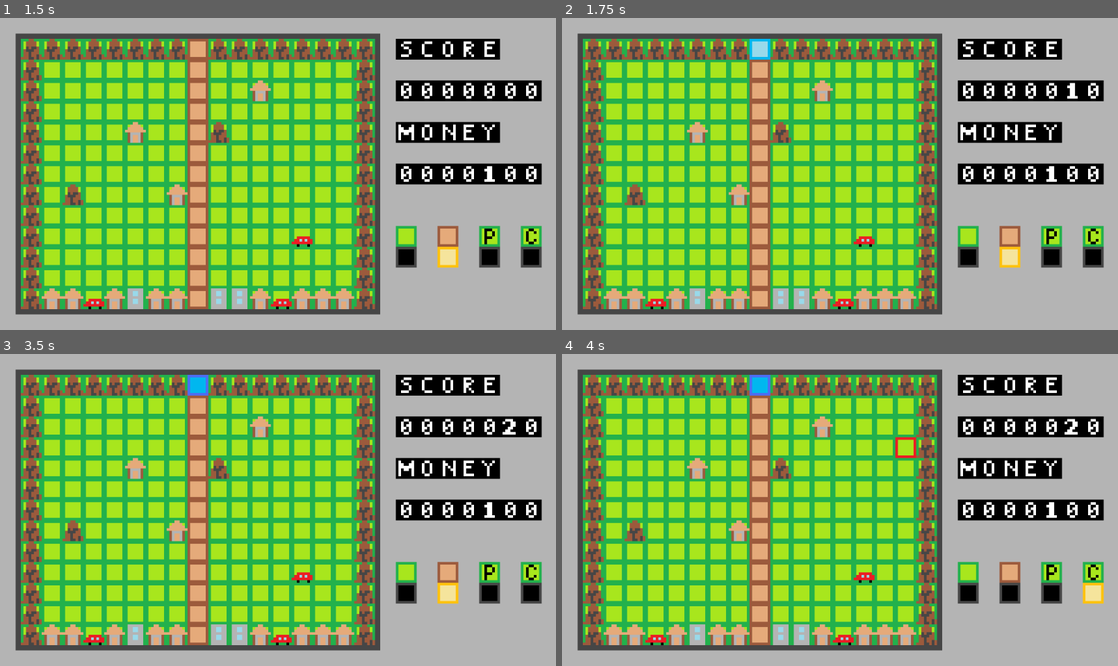
Above: before the commit, frames 1-4 (two rows, left to right).
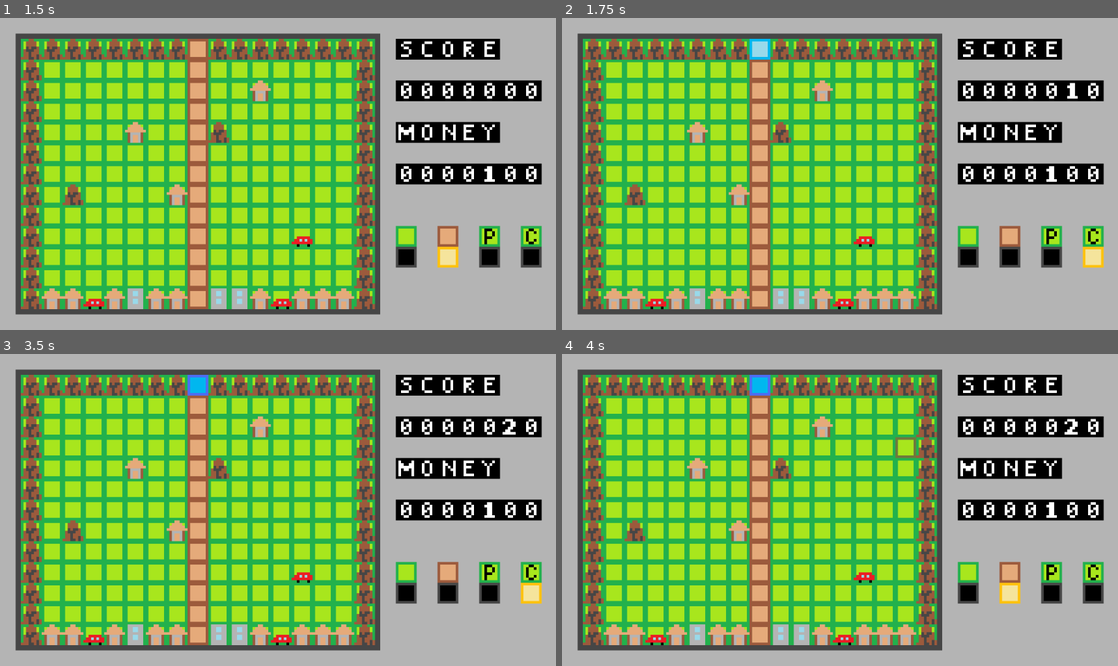
Above: after the commit, the same moments.

Repository: sho16ogura/cs292team5
Game: Godot game, scene res://main menu/main menu/main_menu.tscn
The game is run twice, just before and just after one commit, with the same random seed, the same clock (stepped at 60 frames per second) and the same inputs.
Inputs (mouse positions are in pixels of both pictures, inside the frame that each line leads up to):
- Up to frame 1 (1.5 s): click "Start Game" at 0.5 s; tap Enter at 1.25 s; move the mouse to (400, 158) at 1.27 s; click (400, 158) at 1.35 s
- Up to frame 2 (1.75 s): tap L (toggle_cistern, bound only after the commit) at 1.55 s
- Up to frame 3 (3.5 s): tap Space (pause) at 2 s; move the mouse to (166, 525) at 2.02 s; tap L (toggle_cistern, bound only after the commit) at 2.1 s; tap F (toggle_cistern, bound only before the commit) at 2.3 s; click "Resume Game" at 2.75 s
- Up to frame 4 (4 s): move the mouse to (895, 441) at 3.52 s; tap F (toggle_cistern, bound only before the commit) at 3.6 s; tap J (toggle_dig, bound only after the commit) at 3.8 s

Frame 1 is identical in both runs. In frame 2, 0.5% of the frame differs, in the area x 78-98%, y 73-81%; in frame 3, 0.5%; in frame 4, 0.7%, in the area x 59-98%, y 26-81%.

Commit message:
Revert "Merge branch 'qdvo2503' of https://github.com/sho16ogura/cs292team5 into qdvo2503"
This reverts commit 535030b545b4ebf1ddacab788a190754d9107d84, reversing
changes made to 6048ebc29ca50bd825a9cb6837bb38f7b392a93a.

Diff:
--- a/team5project/mainGame.gd
+++ b/team5project/mainGame.gd
@@ -3,10 +3,8 @@
 @onready var tile_map : TileMap = $TileMap
 @onready var timer : Timer = $TileMap/Timer
 
-var ground_layer = 0
-var building_layer = 1
-var flood_layer = 2
-var highlight_layer = 3
+var ground_layor = 0
+#var top_layor = 1
 
 var prevhover : Vector2i = Vector2i(0,0)
 
@@ -64,29 +62,13 @@
 const EIGHT_NEIGHBOR_DIF = [Vector2i(0,0),Vector2i(1,0),Vector2i(1,1),Vector2i(0,1),
 Vector2i(-1,1),Vector2i(-1,0),Vector2i(-1,-1),Vector2i(0,-1),Vector2i(1,-1)]
 
-#stores coordinate of buildings
-var buildings = {}
-
-#if the Vector2i(8,12) is filled with water, true
-var game_over = false
-
 #start with 100 money and 0 score
 var balance = 100
 var score = 0
 
-const COSTS = {"dig": 5, "undig":5, "pump": 10, "cistern": 10, "house_broken": 0}
-
 # Called when the node enters the scene tree for the first time.
 func _ready():
-	#find buildings and put into variable
-	for x in range(1,16):
-		for y in range(1,12):
-			var curr_pos = Vector2i(x,y)
-			var building_tile_data = tile_map.get_cell_tile_data(building_layer, curr_pos)
-
-			#if the building belongs to category 6 (breakables), add it to building dist {pos:0 water level}
-			if building_tile_data and building_tile_data.get_custom_data(tile_category_custom_data) == 6:
-				buildings[curr_pos]=0
+	pass #no function needed here at the moment
 
 # Called every frame. 'delta' is the elapsed time since the previous frame.
 # Go to Project Setting -> Physics -> Common to see number of cycles per second
@@ -109,7 +91,7 @@
 		set_tile_type(light_on_location, TILE.LIGHT_OFF)
 		set_tile_type(Vector2i(20, 10), TILE.LIGHT_ON)
 		light_on_location = Vector2i(20, 10)
-		prevhover = highlight_tile(prevhover)
+		temp_func()
 
 	#if toggle_undig (K) is pressed, mode change to undig mode
 	elif Input.is_action_just_pressed("toggle_undig"):
@@ -118,7 +100,7 @@
 		set_tile_type(light_on_location, TILE.LIGHT_OFF)
 		set_tile_type(Vector2i(18, 10), TILE.LIGHT_ON)
 		light_on_location = Vector2i(18, 10)
-		prevhover = highlight_tile(prevhover)
+		temp_func()
 
 	elif Input.is_action_just_pressed("toggle_pump"):
 		mode_state = MODES.PUMP
@@ -126,7 +108,7 @@
 		set_tile_type(light_on_location, TILE.LIGHT_OFF)
 		set_tile_type(Vector2i(22, 10), TILE.LIGHT_ON)
 		light_on_location = Vector2i(22, 10)
-		prevhover = highlight_tile(prevhover)
+		temp_func()
 
 	elif Input.is_action_just_pressed("toggle_cistern"):
 		mode_state = MODES.CISTERN
@@ -134,10 +116,10 @@
 		set_tile_type(light_on_location, TILE.LIGHT_OFF)
 		set_tile_type(Vector2i(24, 10), TILE.LIGHT_ON)
 		light_on_location = Vector2i(24, 10)
-		prevhover = highlight_tile(prevhover)
+		temp_func()
 
 	elif event is InputEventMouseMotion:
-		return
+		temp_func()
 
 	#can add action by Project -> Project Settings -> Input Map -> Add new Action
 	elif Input.is_action_just_pressed("click") and global_lockout == false: #if left mouse button is clicked
@@ -158,9 +140,9 @@
 
 
 			#if following conditions are met, set cell to riverbed
-			if can_dig(eight_sur_tiles) and  check_and_reduce_balance(COSTS["dig"]):
-
-				tile_map.set_cell(ground_layer, tile_mouse_pos, source_id, riverbed_atlas_coord) #set cell to riverbed
+			if can_dig(eight_sur_tiles) and  check_and_reduce_balance(1):
+
+				tile_map.set_cell(ground_layor, tile_mouse_pos, source_id, riverbed_atlas_coord) #set cell to riverbed
 				dig_undig_sfx.play(0.2) #sound effect starts
 
 			else:
@@ -170,9 +152,9 @@
 		elif mode_state == MODES.UNDIG:
 			var ground_atlas_coord = Vector2i(0,0) #ground tile
 
-			if can_undig(eight_sur_tiles, tile_mouse_pos) and  check_and_reduce_balance(COSTS["undig"]):
-
-				tile_map.set_cell(ground_layer, tile_mouse_pos, source_id, ground_atlas_coord)#change cell to ground
+			if can_undig(eight_sur_tiles, tile_mouse_pos) and  check_and_reduce_balance(1):
+
+				tile_map.set_cell(ground_layor, tile_mouse_pos, source_id, ground_atlas_coord)#change cell to ground
 				dig_undig_sfx.play(0.2)#soundeffect
 
 			else:
@@ -184,10 +166,10 @@
 			var ground_atlas_coord = Vector2i(0,0) #ground tile
 
 			#set pump, iterate and change back to ground
-			if can_place_pump(eight_sur_tiles) and  check_and_reduce_balance(COSTS["pump"]):
+			if can_place_pump(eight_sur_tiles) and  check_and_reduce_balance(5):
 
 				#set pump
-				tile_map.set_cell(ground_layer, tile_mouse_pos, source_id, pump_atlas_coord)
+				tile_map.set_cell(ground_layor, tile_mouse_pos, source_id, pump_atlas_coord)
 				hammer_sfx.play() #for construction
 
 				num_pump_running += 1
@@ -204,9 +186,9 @@
 					var is_cistern_neighbor = four_sur_tiles.slice(1).any(func (c): return c==5)
 
 					if is_cistern_neighbor:
-						drain_eight_neighbor_river(tile_mouse_pos)
+						drain_eight_neighbor_river(tile_mouse_pos, source_id)
 					else:
-						drain_four_neighbor_river(tile_mouse_pos)
+						drain_four_neighbor_river(tile_mouse_pos, source_id)
 
 				num_pump_running -= 1
 
@@ -216,7 +198,7 @@
 				destruction_sfx.play()
 
 				#change back to ground
-				tile_map.set_cell(ground_layer, tile_mouse_pos, source_id, ground_atlas_coord)
+				tile_map.set_cell(ground_layor, tile_mouse_pos, source_id, ground_atlas_coord)
 
 			else:
 				error_sfx.play()
@@ -224,12 +206,14 @@
 
 		elif mode_state == MODES.CISTERN:
 			var cistern_atlas_coord = Vector2i(1,1) #cistern tile
+			var ground_atlas_coord = Vector2i(0,0) #ground tile
+
 
 			#set pump, iterate and change back to ground
-			if can_place_cistern(eight_sur_tiles) and  check_and_reduce_balance(COSTS["cistern"]):
+			if can_place_cistern(eight_sur_tiles) and  check_and_reduce_balance(2):
 
 				#set cistern
-				tile_map.set_cell(ground_layer, tile_mouse_pos, source_id, cistern_atlas_coord)
+				tile_map.set_cell(ground_layor, tile_mouse_pos, source_id, cistern_atlas_coord)
 				hammer_sfx.play()#constructing sound
 			else:
 				error_sfx.play()
@@ -247,7 +231,10 @@
 	tile_mouse_pos = tile_mouse_pos + Vector2i(-1, -1)
 
 	var eight_sur_tiles = get_eight_neighbor_category(tile_mouse_pos)
+	var four_sur_tiles = get_four_neighbor_category(tile_mouse_pos)
 	var source_id = 1
+
+	var highlight_layer = 2
 
 	var highlight_cannot_set_coord = Vector2i(0,2) #red highlight tile
 	var highlight_can_set_coord = Vector2i(2,2) #blue highlight tile
@@ -346,6 +333,11 @@
 	var is_pump_neighbor = four_sur_tiles.slice(1).any(func (c): return c==4)
 
 	return curr_tile_is_ground and surr_tiles_are_not_outside and is_pump_neighbor
+
+
+
+
+
 
 func will_be_riverbed_square(eight_sur_tiles):
 	var right_up_square = eight_sur_tiles.slice(1,4).all(func(c): return c in [2,3])
@@ -354,6 +346,7 @@
 	var left_up_square = eight_sur_tiles.slice(7).all(func(c): return c==2 or c==3) and eight_sur_tiles[1] in [2,3]
 	return right_up_square or right_down_square or left_up_square or left_down_square
 
+
 #check if balance exceeds specified fee and subtract
 func check_and_reduce_balance(fee):
 	if balance >= fee:
@@ -363,164 +356,22 @@
 
 	return false
 
-func reduce_balance(fee):
-	balance -= fee
-	update_counter(COUNTER.MONEY)
-	return true
-
 #inc money by 5 for each 30s
 func _on_money_timer_timeout():
 	balance += 5
 	update_counter(COUNTER.MONEY)
 
-
-	timer.wait_time *= 0.9
-
-
-func _on_flood_timer_timeout():
-	print(buildings)
-	var broken_buildings = []
-
-	for curr_pos in buildings:
-
-		#create list of atlas coords for each four neighbor
-		var four_neighbor_coord = []
-		for i in range(len(FOUR_NEIGHBOR_DIF)):
-			four_neighbor_coord.append(FOUR_NEIGHBOR_DIF[i]+curr_pos)
-			#four_neighbor_coord[i] = curr_pos + four_neighbor_coord[i]
-
-		var is_neighbor_deep_or_deepest_river = four_neighbor_coord.any(\
-				func(c): return tile_map.get_cell_atlas_coords(ground_layer, c) in [Vector2i(3,0),Vector2i(4,0)])
-
-		var is_neighbor_pump = four_neighbor_coord.any(\
-				func(c): return tile_map.get_cell_atlas_coords(ground_layer, c) == Vector2i(0,1) )
-
-		#if there are river tile and no pump tiles in the neighboring four tiles, increment flood level
-		if 	is_neighbor_deep_or_deepest_river and not is_neighbor_pump:
-			broken_buildings = building_inc_water_level(curr_pos, broken_buildings)
-
-		#if there are pump tile and no river tile in the neighboring for tiles, increment flood level
-		elif not is_neighbor_deep_or_deepest_river and is_neighbor_pump:
-			building_dec_water_level(curr_pos)
-
-	#if there is broken building, remove list of buildings to be considered in the future
-	if broken_buildings:
-		for b in broken_buildings:
-			buildings.erase(b)
-
-func _on_game_over_timer_timeout():
-	if game_over:
-		#inc water level and destruct
-		for x in range(1, 8):
-			var curr_pos1 = Vector2i(x, 12)
-			var right_curr_pos1 = Vector2i(x+1, 12)
-			var curr_pos2 = Vector2i(16-x,12)
-			var left_curr_pos2 = Vector2i(15-x, 12)
-
-			var river_tiles = [Vector2i(2,0), Vector2i(3,0), Vector2i(4,0)]
-
-			var is_river_right = tile_map.get_cell_atlas_coords(flood_layer, right_curr_pos1) in river_tiles or\
-								tile_map.get_cell_atlas_coords(ground_layer, right_curr_pos1) in river_tiles
-			var is_river_left = tile_map.get_cell_atlas_coords(flood_layer, left_curr_pos2) in river_tiles or\
-								tile_map.get_cell_atlas_coords(ground_layer, left_curr_pos2) in river_tiles
-			print(right_curr_pos1, left_curr_pos2)
-
-			#if right or left tile is flooded, curr_pos is also flooded
-			if 	is_river_right:
-				building_inc_water_level(curr_pos1, [])
-
-			if is_river_left:
-				building_inc_water_level(curr_pos2, [])
-		return
-
-	const GAME_OVER_TILE = Vector2i(8,12)
-	var is_game_over_pos_river = tile_map.get_cell_atlas_coords(ground_layer, GAME_OVER_TILE) == Vector2i(2,0)
-
-	#if Vector2i(8,12) is filled with water, gameover
-	if is_game_over_pos_river:
-
-		buildings[GAME_OVER_TILE] = 0
-		building_inc_water_level(GAME_OVER_TILE, [])
-
-		for x in range(1, 8):
-			var curr_pos1 = Vector2i(x, 12)
-			var curr_pos2 = Vector2i(16-x,12)
-			buildings[curr_pos1] = 0
-			buildings[curr_pos2] = 0
-
-		game_over = true
-
-func building_inc_water_level(curr_pos, broken_buildings):
-
-	var water_source_id = 0
-	var building_source_id = 1
-
-	var shallow_water = Vector2i(2,0)
-	var deep_water = Vector2i(3,0)
-	var broken_house_diff = Vector2i(0,1)
-
-	#add water over building
-	if buildings[curr_pos] == 0:
-		tile_map.set_cell(flood_layer, curr_pos, water_source_id, shallow_water)
-
-	#increment water depth
-	elif buildings[curr_pos] == 1:
-		tile_map.set_cell(flood_layer, curr_pos, water_source_id, deep_water)
-
-	#graphic of broken house
-	elif buildings[curr_pos] == 2:
-		var original_building = tile_map.get_cell_atlas_coords(building_layer, curr_pos)
-		tile_map.set_cell(building_layer, curr_pos, building_source_id, original_building+broken_house_diff)
-
-	#house is broken and becomes deep water
-	elif buildings[curr_pos] == 3:
-		tile_map.set_cell(building_layer, curr_pos) #remove building
-		tile_map.set_cell(flood_layer, curr_pos) #remove water in flood layer
-		tile_map.set_cell(ground_layer, curr_pos, water_source_id, deep_water)#add water in ground layer
-
-		broken_buildings.append(curr_pos)
-
-		reduce_balance(COSTS["house_broken"])
-
-		destruction_sfx.play()
-
-
-	buildings[curr_pos] += 1
-	return broken_buildings
-
-func building_dec_water_level(curr_pos):
-	var water_source_id = 0
-	var building_source_id = 1
-
-	var shallow_water = Vector2i(2,0)
-	#var deep_water = Vector2i(3,0)
-	var broken_house_diff = Vector2i(0,1)
-
-	#decrement water depth
-	if buildings[curr_pos] == 0:
-		return
-
-	if buildings[curr_pos] == 1:
-		tile_map.set_cell(flood_layer, curr_pos)
-
-	#decrement water level
-	elif buildings[curr_pos] == 2:
-		var original_building = tile_map.get_cell_atlas_coords(building_layer, curr_pos)
-		tile_map.set_cell(flood_layer, curr_pos, water_source_id, shallow_water)
-		tile_map.set_cell(building_layer, curr_pos, building_source_id, original_building-broken_house_diff)
-
-	buildings[curr_pos] -= 1
-
-func drain_four_neighbor_river(curr_pos):
+func drain_four_neighbor_river(curr_pos, source_id):
 	var four_sur_tiles = get_four_neighbor_category(curr_pos)
 
 	for i in range(1,5):
 		if four_sur_tiles[i] == 3:
 			var neighbor_pos = curr_pos + FOUR_NEIGHBOR_DIF[i]
+			var atlas_coord = Vector2i(1,0) #riverbed tile
 
 			decrease_water_depth(neighbor_pos)
 
-func drain_eight_neighbor_river(curr_pos):
+func drain_eight_neighbor_river(curr_pos, source_id):
 	var eight_sur_tiles = get_eight_neighbor_category(curr_pos)
 
 	#surtiles except for index 0 (current tile)
@@ -528,6 +379,7 @@
 		#if there is river tile in the neighbor, change it to riverbed
 		if eight_sur_tiles[i] == 3:
 			var neighbor_pos = curr_pos + EIGHT_NEIGHBOR_DIF[i]
+			var atlas_coord = Vector2i(1,0) #riverbed tile
 
 			decrease_water_depth(neighbor_pos)
 
@@ -535,15 +387,9 @@
 	var neighbor_tiles = [0,0,0,0,0]
 
 	for i in range(5):
-		var ground_tile_data : TileData = tile_map.get_cell_tile_data(ground_layer, curr_pos + FOUR_NEIGHBOR_DIF[i])
-		var building_tile_data : TileData = tile_map.get_cell_tile_data(building_layer, curr_pos + FOUR_NEIGHBOR_DIF[i])
-
-		if ground_tile_data:
-			neighbor_tiles[i] = ground_tile_data.get_custom_data(tile_category_custom_data)
-
-		#overwrite if there is buildings
-		if building_tile_data:
-			neighbor_tiles[i] = building_tile_data.get_custom_data(tile_category_custom_data)
+		var tile_data : TileData = tile_map.get_cell_tile_data(ground_layor, curr_pos + FOUR_NEIGHBOR_DIF[i])
+		if tile_data:
+			neighbor_tiles[i] = tile_data.get_custom_data(tile_category_custom_data)
 
 	return neighbor_tiles
 
@@ -553,13 +399,9 @@
 
 	#for each neighboring tiles (curr, right, rightdown, down, downleft, left, leftup, up, upright)
 	for i in range(9):
-		var ground_tile_data : TileData = tile_map.get_cell_tile_data(ground_layer, curr_pos + EIGHT_NEIGHBOR_DIF[i])
-		var building_tile_data : TileData = tile_map.get_cell_tile_data(building_layer, curr_pos + EIGHT_NEIGHBOR_DIF[i])
-		if ground_tile_data:
-			neighbor_tiles[i] = ground_tile_data.get_custom_data(tile_category_custom_data)
-
-		if building_tile_data:
-			neighbor_tiles[i] = building_tile_data.get_custom_data(tile_category_custom_data)
+		var tile_data : TileData = tile_map.get_cell_tile_data(ground_layor, curr_pos + EIGHT_NEIGHBOR_DIF[i])
+		if tile_data:
+			neighbor_tiles[i] = tile_data.get_custom_data(tile_category_custom_data)
 
 	return neighbor_tiles
 
@@ -570,7 +412,6 @@
 func _on_timer_timeout():
 
 	var tiles_flowed_to = {}
-	var tile_directions = [TileSet.CELL_NEIGHBOR_BOTTOM_SIDE, TileSet.CELL_NEIGHBOR_LEFT_SIDE, TileSet.CELL_NEIGHBOR_RIGHT_SIDE, TileSet.CELL_NEIGHBOR_TOP_SIDE]
 
 	if global_lockout == false:
 		score += 10
@@ -598,16 +439,15 @@
 	for y in range(12, 0, -1):
 		for x in range(16, 0 , -1):
 			var temp_vec = Vector2i(x, y)
-			tile_directions.shuffle()
 			if check_tile(temp_vec, is_high_water_tile) and tiles_flowed_to.has(temp_vec) == false:
-				if check_neighbor(temp_vec, tile_directions[0], is_river_not_high_water_tile):
-					tiles_flowed_to.merge(water_flow(temp_vec, tile_directions[0]))
-				elif check_neighbor(temp_vec, tile_directions[1], is_river_not_high_water_tile):
-					tiles_flowed_to.merge(water_flow(temp_vec, tile_directions[1]))
-				elif check_neighbor(temp_vec, tile_directions[2], is_river_not_high_water_tile):
-					tiles_flowed_to.merge(water_flow(temp_vec, tile_directions[2]))
-				elif check_neighbor(temp_vec, tile_directions[3], is_river_not_high_water_tile):
-					tiles_flowed_to.merge(water_flow(temp_vec, tile_directions[3]))
+				if check_neighbor(temp_vec, TileSet.CELL_NEIGHBOR_BOTTOM_SIDE, is_river_not_high_water_tile):
+					tiles_flowed_to.merge(water_flow(temp_vec, TileSet.CELL_NEIGHBOR_BOTTOM_SIDE))
+				elif check_neighbor(temp_vec, TileSet.CELL_NEIGHBOR_LEFT_SIDE, is_river_not_high_water_tile):
+					tiles_flowed_to.merge(water_flow(temp_vec, TileSet.CELL_NEIGHBOR_LEFT_SIDE))
+				elif check_neighbor(temp_vec, TileSet.CELL_NEIGHBOR_RIGHT_SIDE, is_river_not_high_water_tile):
+					tiles_flowed_to.merge(water_flow(temp_vec, TileSet.CELL_NEIGHBOR_RIGHT_SIDE))
+				elif check_neighbor(temp_vec, TileSet.CELL_NEIGHBOR_TOP_SIDE, is_river_not_high_water_tile):
+					tiles_flowed_to.merge(water_flow(temp_vec, TileSet.CELL_NEIGHBOR_TOP_SIDE))
 
 #check if removing a tile from the river prevents there from being a continuous line of river tiles from the top to the bottom of the screen
 func checkRiverConnection(tile_pos):
@@ -741,3 +581,6 @@
 #Checks if a tile is deep water
 func is_high_water_tile(tile):
 	return tile == TILE.HIGH_WATER
+
+func temp_func():
+	return
--- a/team5project/project.godot
+++ b/team5project/project.godot
@@ -30,22 +30,22 @@
 }
 toggle_dig={
 "deadzone": 0.5,
-"events": [null, Object(InputEventKey,"resource_local_to_sce …(146 unchanged characters)… d":false,"keycode":0,"physical_keycode":83,"key_label":0,"unicode":115,"echo":false,"script":null)
+"events": [null, Object(InputEventKey,"resource_local_to_sce …(146 unchanged characters)… d":false,"keycode":0,"physical_keycode":74,"key_label":0,"unicode":106,"echo":false,"script":null)
 ]
 }
 toggle_undig={
 "deadzone": 0.5,
-"events": [Object(InputEventKey,"resource_local_to_scene":false,"resource_name":"","device":-1,"window_id":0,"alt_pressed":false,"shift_pressed":false,"ctrl_pressed":false,"meta_pressed":false,"pressed":false,"keycode":0,"physical_keycode":65,"key_label":0,"unicode":97,"echo":false,"script":null)
+"events": [Object(InputEventKey,"resource_local_to_scene":false,"resource_name":"","device":-1,"window_id":0,"alt_pressed":false,"shift_pressed":false,"ctrl_pressed":false,"meta_pressed":false,"pressed":false,"keycode":0,"physical_keycode":72,"key_label":0,"unicode":104,"echo":false,"script":null)
 ]
 }
 toggle_pump={
 "deadzone": 0.5,
-"events": [null, Object(InputEventKey,"resource_local_to_sce …(146 unchanged characters)… d":false,"keycode":0,"physical_keycode":68,"key_label":0,"unicode":100,"echo":false,"script":null)
+"events": [null, Object(InputEventKey,"resource_local_to_sce …(146 unchanged characters)… d":false,"keycode":0,"physical_keycode":75,"key_label":0,"unicode":107,"echo":false,"script":null)
 ]
 }
 toggle_cistern={
 "deadzone": 0.5,
-"events": [Object(InputEventKey,"resource_local_to_scene":false,"resource_name":"","device":-1,"window_id":0,"alt_pressed":false,"shift_pressed":false,"ctrl_pressed":false,"meta_pressed":false,"pressed":false,"keycode":0,"physical_keycode":70,"key_label":0,"unicode":102,"echo":false,"script":null)
+"events": [Object(InputEventKey,"resource_local_to_scene":false,"resource_name":"","device":0,"window_id":0,"alt_pressed":false,"shift_pressed":false,"ctrl_pressed":false,"meta_pressed":false,"pressed":false,"keycode":0,"physical_keycode":76,"key_label":0,"unicode":0,"echo":false,"script":null)
 ]
 }
 pause={
